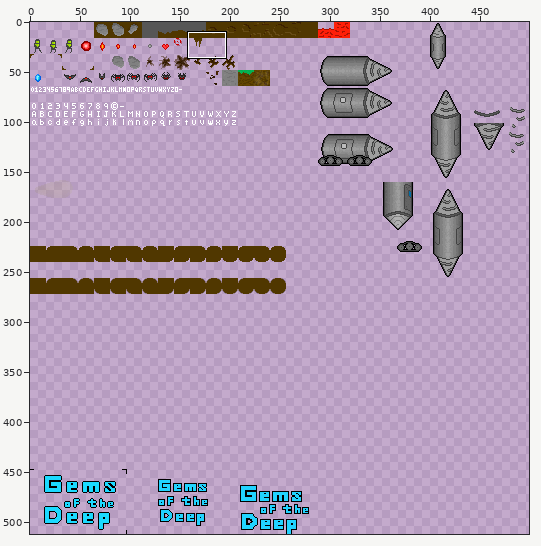
Sprite sheet, stored at src/res/atlas.png. The first picture is a wide view before the edit; the outline marks the close-up.
Close-up. Before the commit:
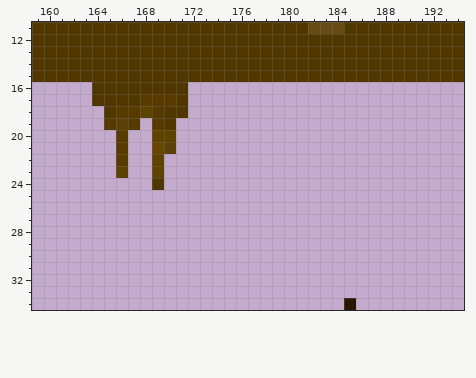
The file is 512x512 pixels. Pixels under 10% opacity are left out. Colours within 5 levels of each other are drawn and written as one. Shown: x 159..194, y 11..34. The wide view leaves out empty margins.
After:
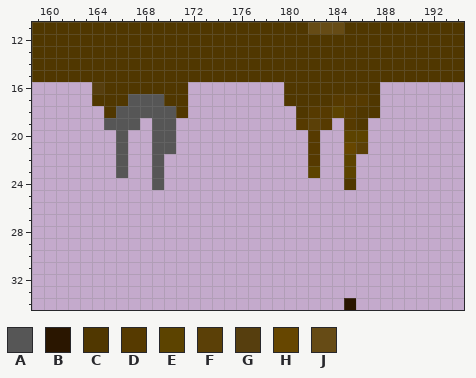
Palette (. is transparent): A #565656  B #2a1600  C #503700  D #563a00  E #5c4300  F #5b4007  G #563e0e  H #664600  J #664b15
Changes in this commit:
y 16: x 164 C -> G; x 180..187 ........ -> CCCCCCCC
y 17: x 167..170 CDDD -> AAAC; x 180..187 ........ -> CCCCDDDC
y 18: x 166..170 DDEDC -> AAAAA; x 181..187 ....... -> CDDEDCC
y 19: x 165..167 DFD -> AAA; x 169..170 DC -> AA; x 181..183 ... -> DFD; x 185..186 .. -> DC
y 20: x 166 D -> A; x 169..170 EE -> AA; x 182 . -> D; x 185..186 .. -> EE
y 21: x 166 D -> A; x 169..170 HF -> AA; x 182 . -> D; x 185..186 .. -> HF
y 22: x 166 D -> A; x 169 E -> A; x 182 . -> D; x 185 . -> E
y 23: x 166 E -> A; x 169 E -> A; x 182 . -> E; x 185 . -> E
y 24: x 169 C -> A; x 185 . -> C
Changed places in both close-ups, as pixel boxes (x1, y1, x2, y2):
changed: (92, 82, 176, 190)
added: (284, 82, 380, 190)
